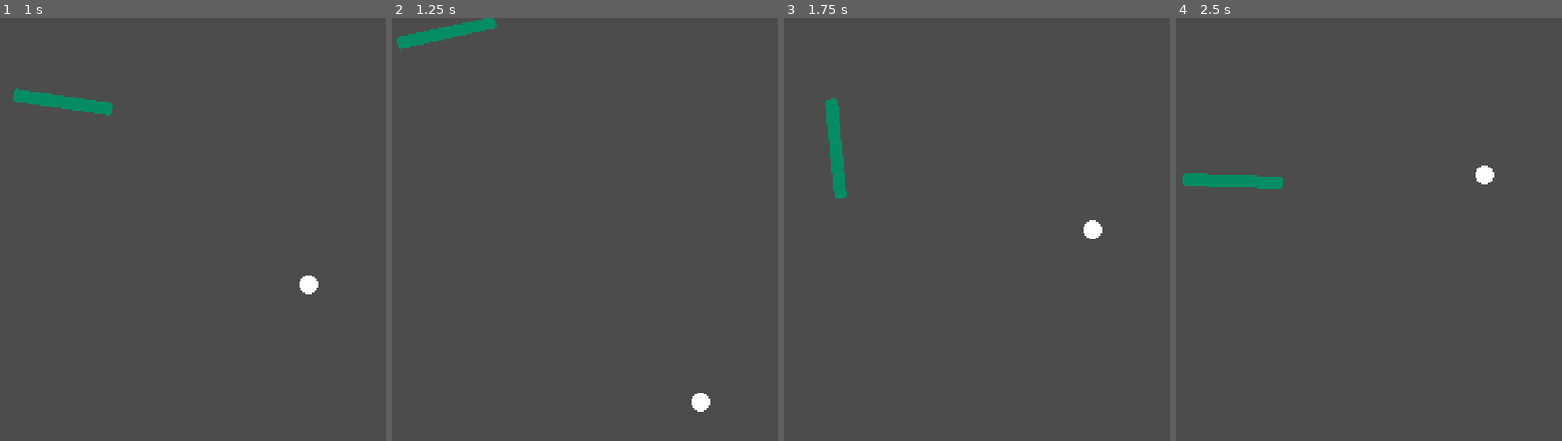
Above: before the commit, frames 1-4 (left to right).
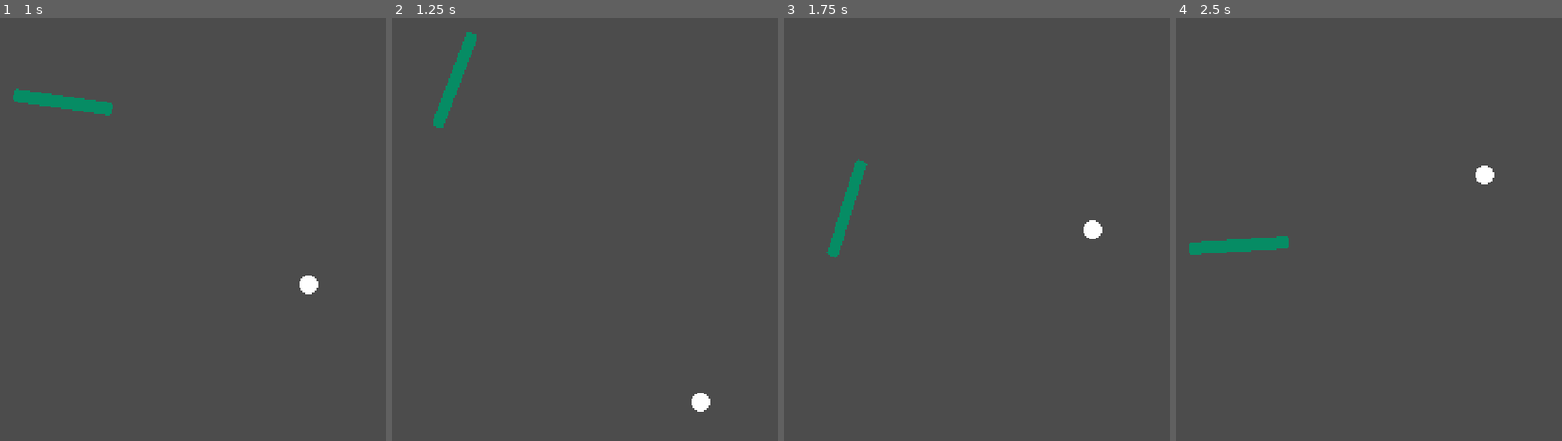
Above: after the commit, the same moments.

Repository: adatechschool/spin-spong
Game: Godot game, scene res://scenes/pong.tscn
Same seed, same stepped clock (60 frames per second), same inputs: the game is played once before the commit and once after it.
Inputs:
- Up to frame 1 (1 s): hold Up (adriel_goes_up) from 0.53 s (still down)
- Up to frame 2 (1.25 s): keep holding Up (adriel_goes_up)
- Up to frame 3 (1.75 s): release Up (adriel_goes_up) at 1.28 s; hold Down (adriel_goes_down) from 1.28 s (still down)
- Up to frame 4 (2.5 s): release Down (adriel_goes_down) at 2.03 s; hold Up (adriel_goes_up) from 2.03 s (still down)

Frame 1 is identical in both runs. In frame 2, 1.4% of the frame differs, in the area x 1-28%, y 0-26%; in frame 3, 1.4%; in frame 4, 1.5%, in the area x 1-30%, y 36-56%.

Commit message:
Changes the paddle's collision with the borders

Diff:
--- /dev/null
+++ b/scenes/paddle.gd
@@ -0,0 +1,12 @@
+extends RigidBody2D
+
+var rotation_speed = 9000
+var input = 0
+
+func _integrate_forces(state):
+	input = int(Input.is_action_pressed("adriel_goes_down")) - \
+			int(Input.is_action_pressed("adriel_goes_up"))
+	if input:
+		applied_torque = input * rotation_speed
+	else:
+		applied_torque = 0
--- a/scenes/paddle.tscn
+++ b/scenes/paddle.tscn
@@ -1,24 +1,49 @@
-[gd_scene load_steps=4 format=2]
+[gd_scene load_steps=5 format=2]
 
-[ext_resource path="res://scripts/paddle.gd" type="Script" id=1]
+[ext_resource path="res://scenes/paddleBox.gd" type="Script" id=1]
 [ext_resource path="res://sprites/paddle.png" type="Texture" id=2]
 
-[sub_resource type="CapsuleShape2D" id=1]
+[sub_resource type="CircleShape2D" id=3]
+radius = 40.163
+
+[sub_resource type="CapsuleShape2D" id=2]
 radius = 3.96334
 height = 58.7538
 
-[node name="paddle" type="RigidBody2D"]
+[node name="paddleBox" type="RigidBody2D"]
+mode = 2
 gravity_scale = 0.0
 linear_damp = 8.0
 angular_damp = 4.0
 script = ExtResource( 1 )
 
-[node name="hitbox" type="CollisionShape2D" parent="."]
-shape = SubResource( 1 )
+[node name="CollisionShape2D" type="CollisionShape2D" parent="."]
+shape = SubResource( 3 )
 
-[node name="texture" type="TextureRect" parent="."]
+[node name="RemoteTransform2D" type="RemoteTransform2D" parent="."]
+remote_path = NodePath("../paddle")
+update_rotation = false
+update_scale = false
+
+[node name="paddle" type="RigidBody2D" parent="."]
+collision_layer = 2
+collision_mask = 2
+gravity_scale = 0.0
+linear_damp = 8.0
+angular_damp = 4.0
+__meta__ = {
+"_editor_description_": ""
+}
+
+[node name="hitbox" type="CollisionShape2D" parent="paddle"]
+shape = SubResource( 2 )
+
+[node name="texture" type="TextureRect" parent="paddle"]
 margin_left = -4.0
 margin_top = -32.0
 margin_right = 4.0
 margin_bottom = 32.0
 texture = ExtResource( 2 )
+__meta__ = {
+"_edit_use_anchors_": false
+}
--- /dev/null
+++ b/scenes/paddleBox.gd
@@ -0,0 +1,16 @@
+extends RigidBody2D
+
+export var speed = 2000
+export var rotation_speed = 9000
+onready var myPaddle = get_node("paddle")
+var input = 0
+
+func _integrate_forces(state):
+	input = int(Input.is_action_pressed("adriel_goes_down")) - \
+			int(Input.is_action_pressed("adriel_goes_up"))
+	if input:
+		applied_force = Vector2(0, input * speed)
+		myPaddle.applied_torque = input * rotation_speed
+	else:
+		applied_force = Vector2(0, 0)
+		myPaddle.applied_torque = 0
Binary file added: col_diagram.bmp
